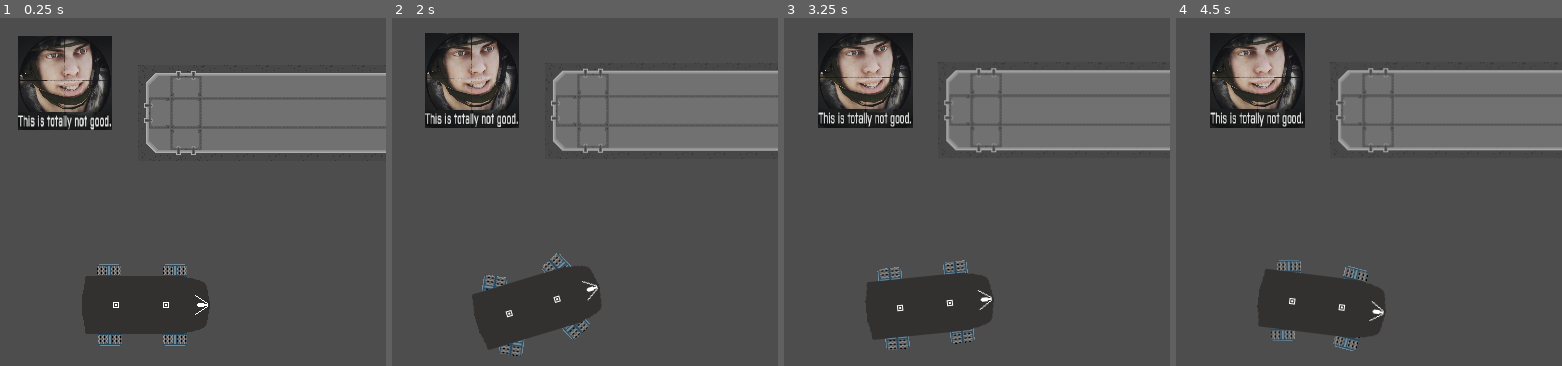
Above: before the commit, frames 1-4 (left to right).
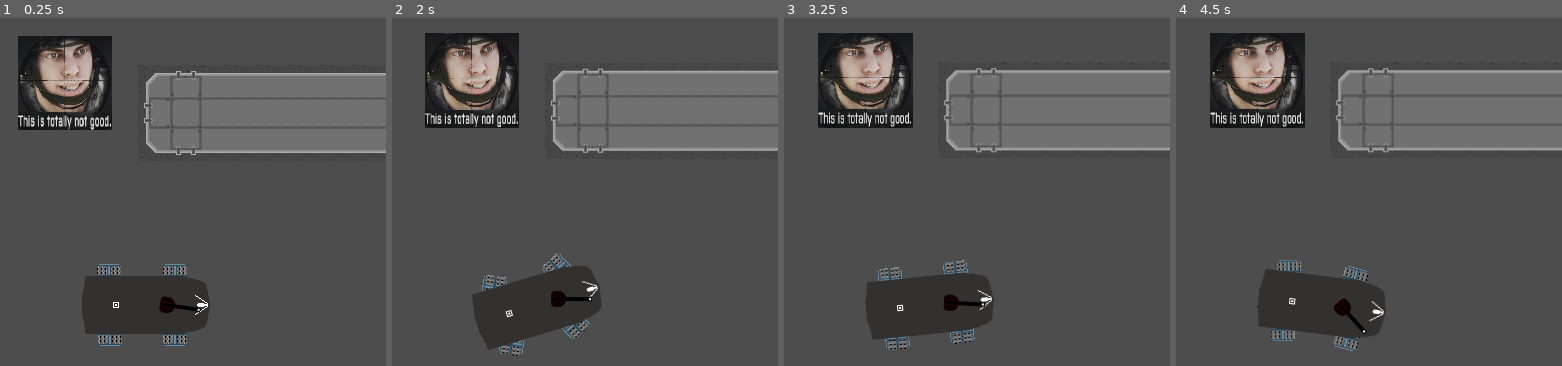
Above: after the commit, the same moments.

Repository: CatWizard47/WormGame
Game: Godot game, scene res://Scenes/main_test_thingy.tscn
The game is run twice, just before and just after one commit, with the same random seed, the same clock (stepped at 60 frames per second) and the same inputs.
Inputs (mouse positions are in pixels of both pictures, inside the frame that each line leads up to):
- Up to frame 1 (0.25 s): no input
- Up to frame 2 (2 s): move the mouse to (642, 268) at 0.52 s; press the mouse at (642, 268) at 0.53 s; hold D (move_right) 0.53-1.28 s; move the mouse to (442, 341) at 1.27 s; release the mouse at (442, 341) at 1.28 s; hold S (move_backward) from 1.28 s (still down); click (442, 341) at 1.35 s
- Up to frame 3 (3.25 s): move the mouse to (977, 146) at 2.02 s; release S (move_backward) at 2.03 s; press the mouse at (977, 146) at 2.03 s; hold D (move_right) 2.03-2.78 s; move the mouse to (outside the picture) at 2.77 s; release the mouse at (outside the picture) at 2.78 s; hold W (move_forward) from 2.78 s (still down); click (outside the picture) at 2.85 s
- Up to frame 4 (4.5 s): move the mouse to (outside the picture) at 3.52 s; release W (move_forward) at 3.53 s; press the mouse at (outside the picture) at 3.53 s; hold A (move_left) from 3.53 s (still down); move the mouse to (1179, 195) at 4.27 s; release the mouse at (1179, 195) at 4.28 s; click (1179, 195) at 4.35 s

The runs differ from the first frame. In frame 1, 0.2% of the frame differs, in the area x 41-53%, y 80-85%; in frame 2, 0.2%; in frame 3, 0.2%, in the area x 41-53%, y 79-85%; in frame 4, 0.2%.
Error before the commit: Trying to iterate on a null value. (res://scripts/player.gd:99)

Commit message:
more gun improvements

Diff:
--- a/scripts/player.gd
+++ b/scripts/player.gd
@@ -13,10 +13,10 @@
 var powertrain_radian_ratio:float
 var locomotive_node_count: float
 enum weapon_groups{	#hipothetically not needed to be written like this, also may need to switch to a bool array for multiple weapon gr.s at once
-	ONE,			#TODO IN UI needs to change active weapon with reparent(node) method.
-	TWO,
-	THREE,
-	FOUR
+	ONE = 1,			#TODO IN UI needs to change active weapon with reparent(node) method.
+	TWO = 2,
+	THREE = 3,
+	FOUR = 4
 }
 var player_controlled_weapon_group: int
 
@@ -96,7 +96,8 @@
 func fire_weapon_group()-> void:
 	var projectile_position: Vector2
 	var projectile_rotation: float
-	for node: Node in get_node("weapon_group_" + str(player_controlled_weapon_group)):
+	#var weapon_group_node: Node = get_node("weapon_group_" + str(player_controlled_weapon_group))
+	for node: Node in get_node("weapon_group_" + str(player_controlled_weapon_group)).get_children():
 		projectile_position = node.get_new_bullet_position()
 		projectile_rotation = node.get_turret_rotation()
 		#TODO
@@ -110,5 +111,5 @@
 	_movement(delta)
 	if Input.is_action_pressed("M1_clicked"):
 		fire_weapon_group()
-		print(get_node("turret_nodes/player_main_turret").get_new_bullet_position())
+		#print(get_node("turret_nodes/player_main_turret").get_new_bullet_position())
 	#print("position = ",position, " velocity = ", velocity.length(), "speed = ", engine_power)
--- a/scripts/player_main_turret.gd
+++ b/scripts/player_main_turret.gd
@@ -4,21 +4,24 @@
 @export var start_rotation_radian: float = 0 # 0rad = aligned with hull #
 @export var accuracy_margin_radian: float = 0.001
 @export var rotation_limit_radian: float = PI  # must be within [PI, 0), PI to ignore
-@export var maximum_projectiles: int = 1024
+#@export var maximum_projectiles: int = 1024
 @export var turret_texture: Texture2D
 @export var gun_texture: Texture2D
+@export var allowed_ammunition_type: String #shit like 40mm or whatevs
 var left_rotation_limit: float
 var right_rotation_limit: float
 var mouse_position: Vector2
 var desired_rotation: float
 var rotation_flag: bool
-var is_weapon_active: bool = true #to be false in actual code
+var is_weapon_active: bool = true #starting value to be false in actual code
+var available_ammunition_types: Array #Types of ammunition as in ProjectileRes
+var loaded_ammunition: Array	#int array with amm
 
 
 func _ready() -> void:
 	#get_node("Cooldown_timer").wait_time = shooting_cooldown
-	get_node("TurretSprite").set_texture(turret_texture)
-	get_node("GunSprite").set_texture(gun_texture)
+	#get_node("TurretSprite").set_texture(turret_texture)
+	#get_node("GunSprite").set_texture(gun_texture)
 	rotation_flag = true
 	rotation = start_rotation_radian
 	left_rotation_limit = start_rotation_radian - rotation_limit_radian
@@ -32,10 +35,22 @@
 	if rotation_limit_radian == PI:
 		rotation_flag = false
 
+func Load(new_ammunition: ProjectileRes) -> bool:
+	if new_ammunition.type == allowed_ammunition_type:
+		if available_ammunition_types.has(new_ammunition):
+			loaded_ammunition.append(available_ammunition_types.find(new_ammunition))
+		else:
+			available_ammunition_types.append(new_ammunition)
+			loaded_ammunition.append(available_ammunition_types.find(new_ammunition))
+	else:
+		return false
 
-func fire() -> void:
-	print("BANG!") # animation 'ere
-	pass
+	return true
+
+
+func fire() -> ProjectileRes:
+	print("BANG!") # animation 'ere #will return null if mag empty
+	return loaded_ammunition.pop_back()
 
 
 func _rotate() -> void:
--- a/scripts/projectile_base_resource.gd
+++ b/scripts/projectile_base_resource.gd
@@ -4,11 +4,13 @@
 @export var structure_damage: int
 @export var armour_damage: int
 @export var projectile_speed: float
+@export var type: String
 @export var texture: Texture2D
-@export var type: weapon_type
+@export var blast_radius: float
+#@export var type: weapon_type
 
-enum weapon_type {
-	BALLISTIC,
-	EXPLOSIVE,
-	ENERGY
-}
+#enum weapon_type {
+#	BALLISTIC,
+#	EXPLOSIVE,
+#	ENERGY
+#}
